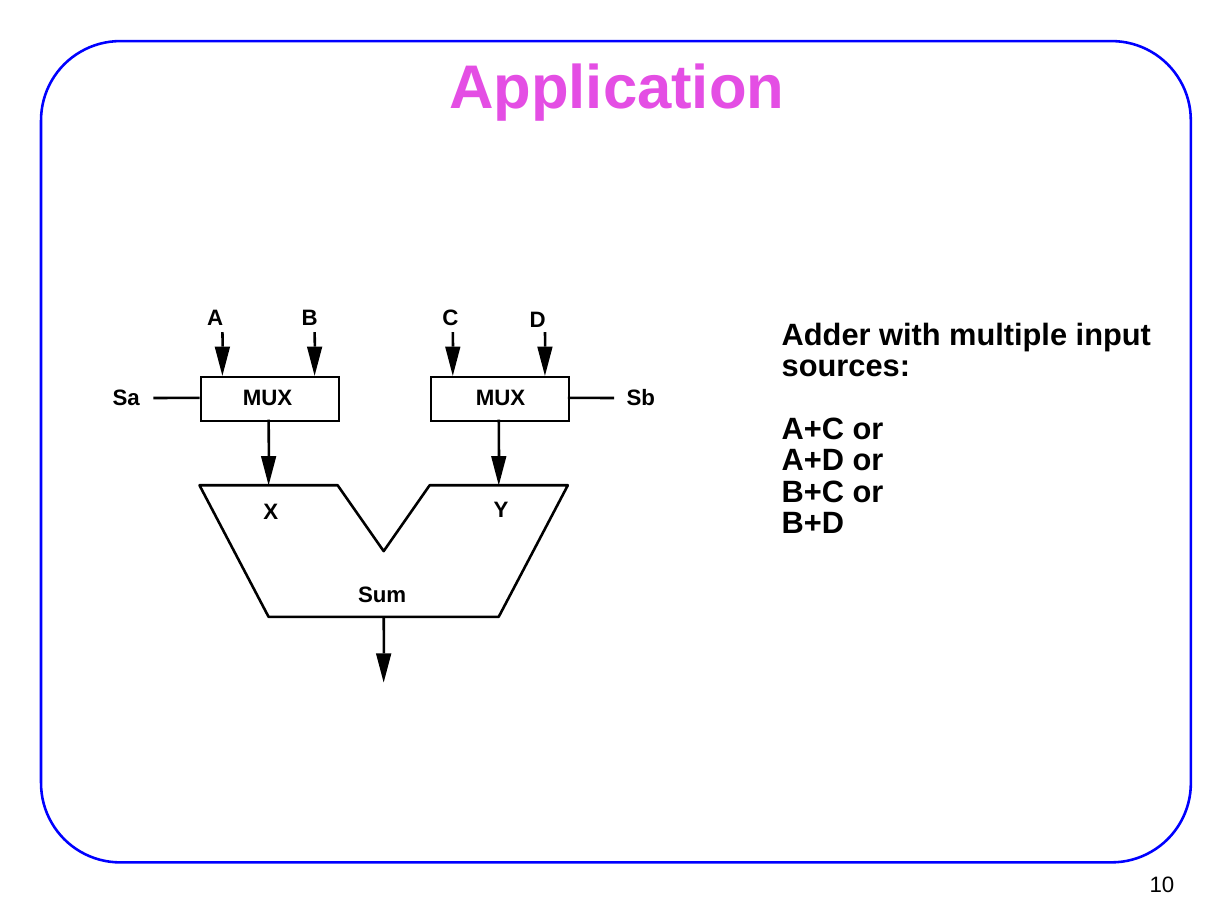
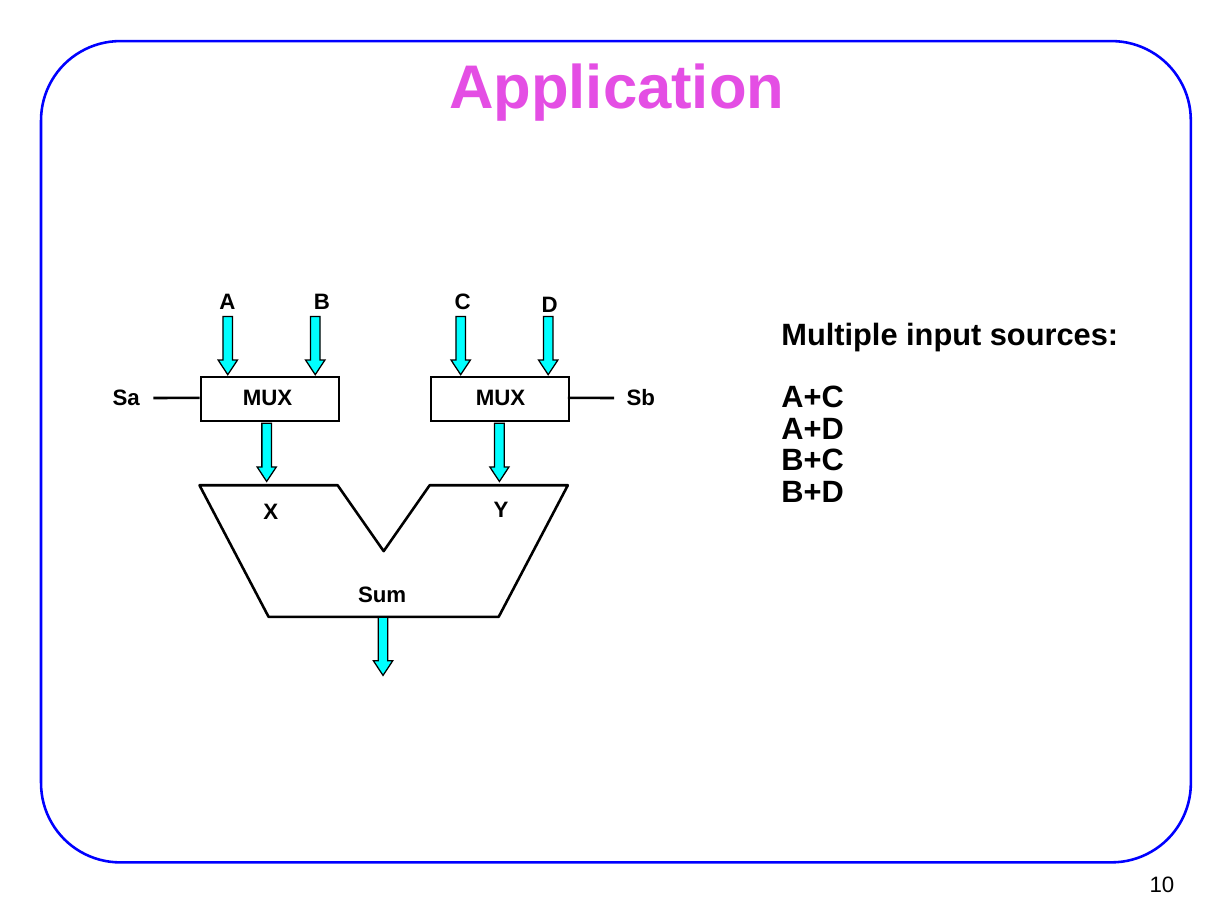
Before and after one commit to AUT-CE-Archive/AUT-CE-LC, a slide deck: slide 10 of Slides/07_mux.ppt. Drawn at 1232x924 pixels with LibreOffice and Linux fonts; fonts in the diff are those of the drawing. Boxes give left, top, right and bottom in pixels: in the first picture for what was removed or moved away, otherwise in the second. Text is boxed around its words. In the diff, an @@ line names an element or a change of style, - is before the commit and + after.

```diff
--- a/Slides/07_mux.ppt
+++ b/Slides/07_mux.ppt
@@ text "C" moved from (x1=442, y1=309, x2=458, y2=326) to (x1=455, y1=293, x2=471, y2=310) @@
@@ 3 texts moved together from (x1=207, y1=309, x2=546, y2=327) to (x1=219, y1=293, x2=558, y2=317) @@
@@ down arrow added at (x1=218, y1=317, x2=238, y2=375), fill #00FFFF, outline #000000 0.74 pt @@
@@ down arrow added at (x1=306, y1=317, x2=325, y2=375), fill #00FFFF, outline #000000 0.74 pt @@
@@ down arrow added at (x1=451, y1=317, x2=471, y2=375), fill #00FFFF, outline #000000 0.74 pt @@
@@ down arrow added at (x1=538, y1=317, x2=558, y2=375), fill #00FFFF, outline #000000 0.74 pt @@
@@ text at (x1=781, y1=322, x2=1118, y2=471): text changed @@
-Adder with multiple input
-sources:
-A+C or
-A+D or
-B+C or
+Multiple input sources:
+A+C
+A+D
+B+C
@@ freeform shape removed at (x1=214, y1=346, x2=230, y2=376) @@
@@ line removed from (223, 333) to (223, 346) @@
@@ freeform shape removed at (x1=307, y1=346, x2=322, y2=376) @@
@@ line removed from (314, 333) to (315, 346) @@
@@ freeform shape removed at (x1=445, y1=346, x2=460, y2=376) @@
@@ line removed from (453, 333) to (453, 346) @@
@@ freeform shape removed at (x1=537, y1=346, x2=553, y2=376) @@
@@ line removed from (545, 333) to (546, 346) @@
@@ down arrow added at (x1=257, y1=424, x2=277, y2=482), fill #00FFFF, outline #000000 0.74 pt @@
@@ line removed from (269, 420) to (269, 456) @@
@@ down arrow added at (x1=490, y1=424, x2=510, y2=482), fill #00FFFF, outline #000000 0.74 pt @@
@@ line removed from (499, 420) to (499, 456) @@
@@ freeform shape removed at (x1=261, y1=456, x2=276, y2=485) @@
@@ freeform shape removed at (x1=492, y1=456, x2=506, y2=485) @@
@@ down arrow added at (x1=373, y1=617, x2=393, y2=675), fill #00FFFF, outline #000000 0.74 pt @@
@@ line removed from (383, 617) to (384, 653) @@
@@ freeform shape removed at (x1=376, y1=653, x2=392, y2=683) @@
```
Also in this commit, not shown: 13 other slides changed, 1 slide added, 1 slide removed, 31 other files.
